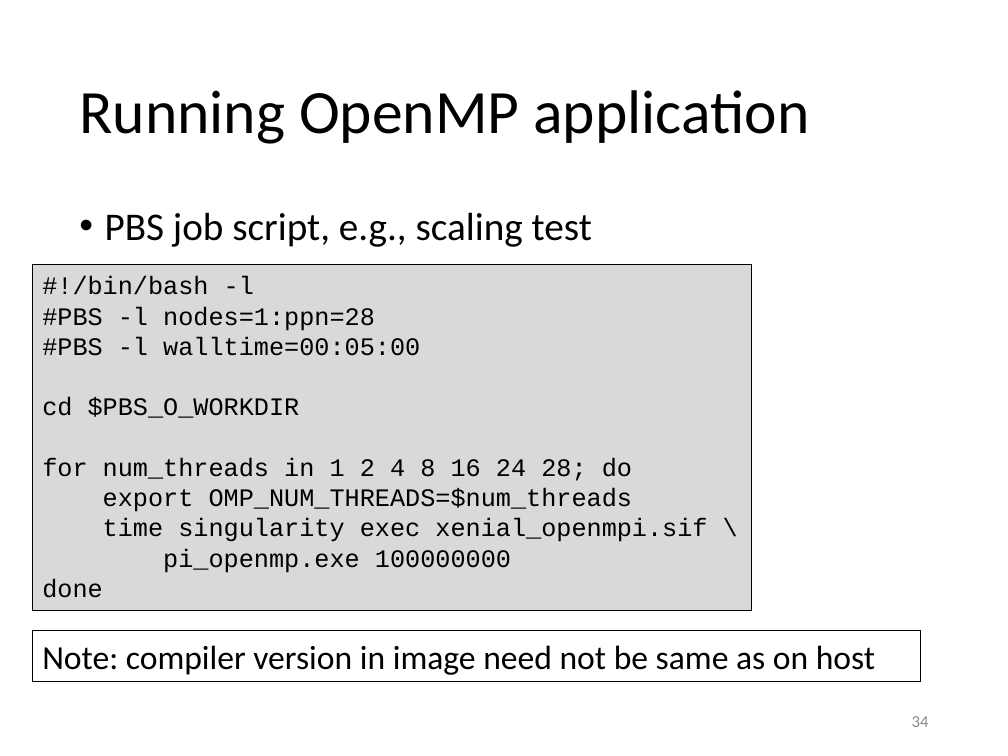
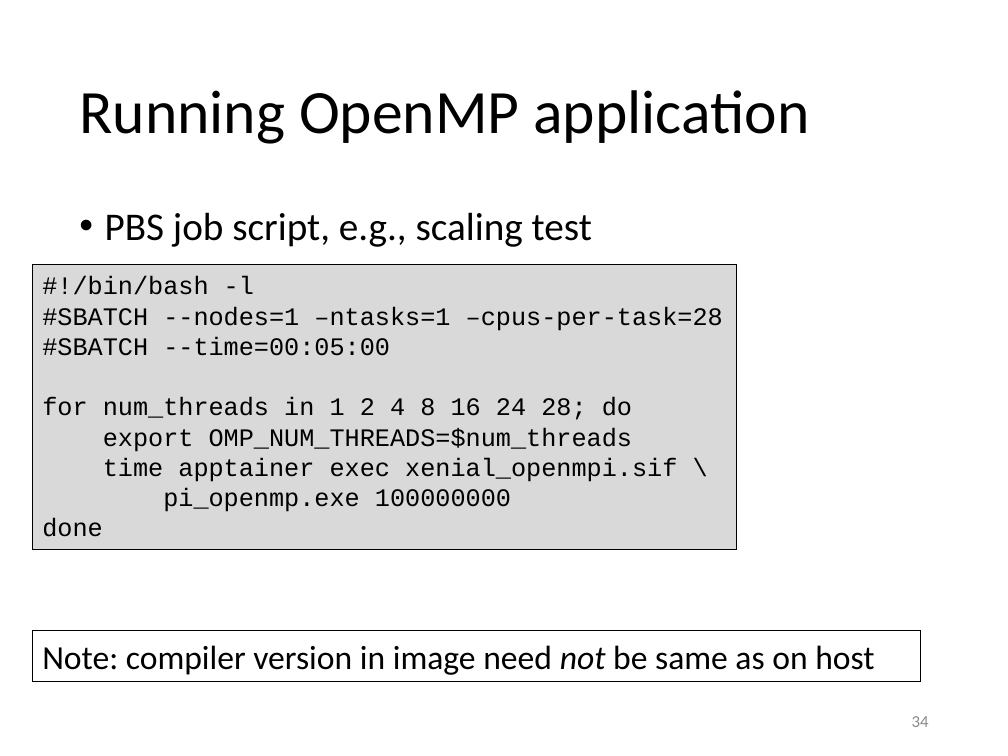
Before and after one commit to gjbex/Containers-for-HPC, a slide deck: slide 34 of containers_for_hpc.pptx. Drawn at 1008x756 pixels with LibreOffice and Linux fonts; fonts in the diff are those of the drawing. Boxes give left, top, right and bottom in pixels: in the first picture for what was removed or moved away, otherwise in the second. Text is boxed around its words. In the diff, an @@ line names an element or a change of style, - is before the commit and + after.

Commit message:
Update for apptainer, slurm

```diff
--- a/containers_for_hpc.pptx
+++ b/containers_for_hpc.pptx
@@ rectangle "#!/bin/bash -l" resized from (x1=32, y1=265, x2=752, y2=611) to (x1=32, y1=265, x2=737, y2=550) @@
@@ text in rectangle at (x1=42, y1=306, x2=723, y2=356): text changed @@
-#PBS -l nodes=1:ppn=28
-#PBS -l walltime=00:05:00
-cd $PBS_O_WORKDIR
+#SBATCH --nodes=1 –ntasks=1 –cpus-per-task=28
+#SBATCH --time=00:05:00
@@ text in rectangle at (x1=103, y1=457, x2=677, y2=482): text changed @@
-time singularity exec xenial_openmpi.sif \
+time apptainer exec xenial_openmpi.sif \
@@ rectangle "Note: compiler version in image ..." at (x1=32, y1=631, x2=920, y2=681): italic on in "not" @@
```
Also in this commit, not shown: 21 other slides changed.
